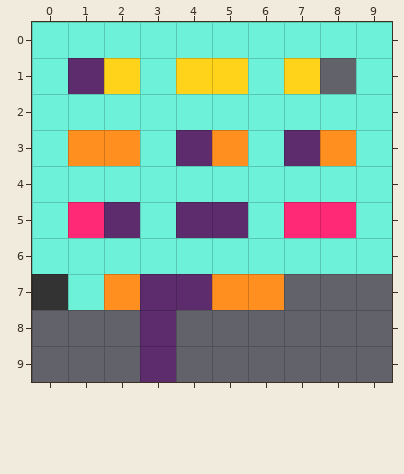
An edit to a level. Tiled map, spaders/src/map/how-to-play/simple-shapes-synt.tmx. Above, as it was before the edit.
Cells are 64x64 px. Shown: x 0..9, y 0..9.
Once edited:
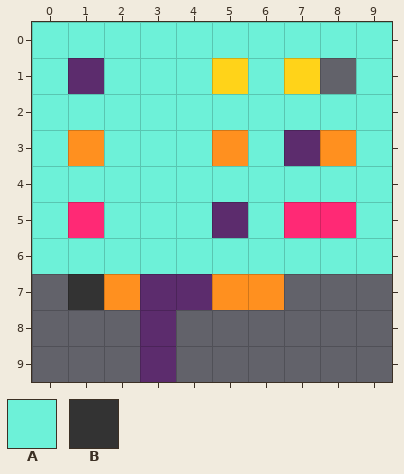
Key: from "synt": A 5, B 9.
_ is an empty cell.
Tiles replaced or removed in this view: A, B.
Tiles of an added or newly shown layer are drawn over the layers below it.
Change:
Changed rows in their new state; . is an unchanged cell.
Layer "Road 1":
first column x 0:
 7 _B
Layer "Grid Small" (added):
first column x 2:
 1 A.A
 3 A.A
 5 A.A
